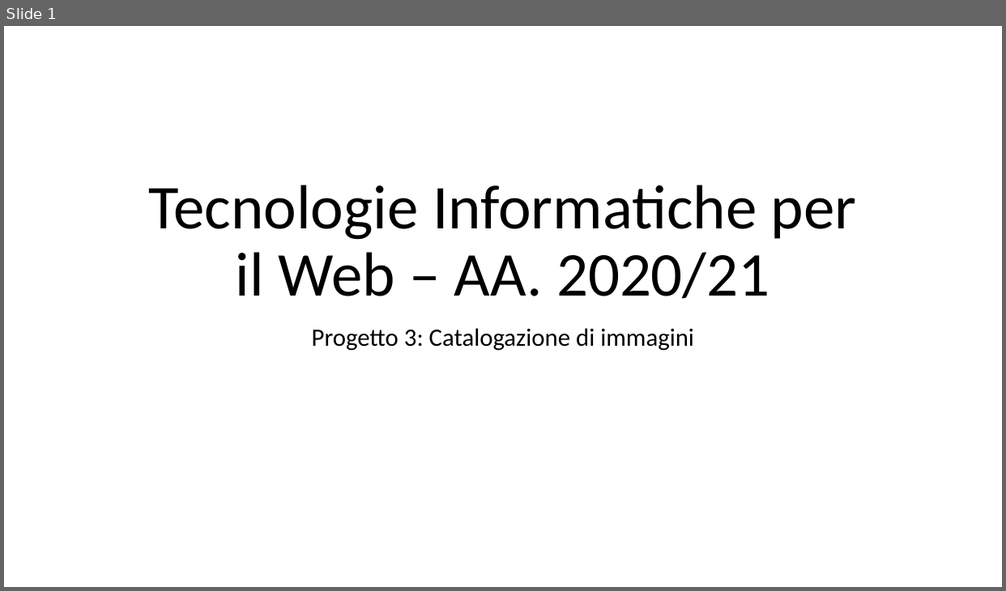
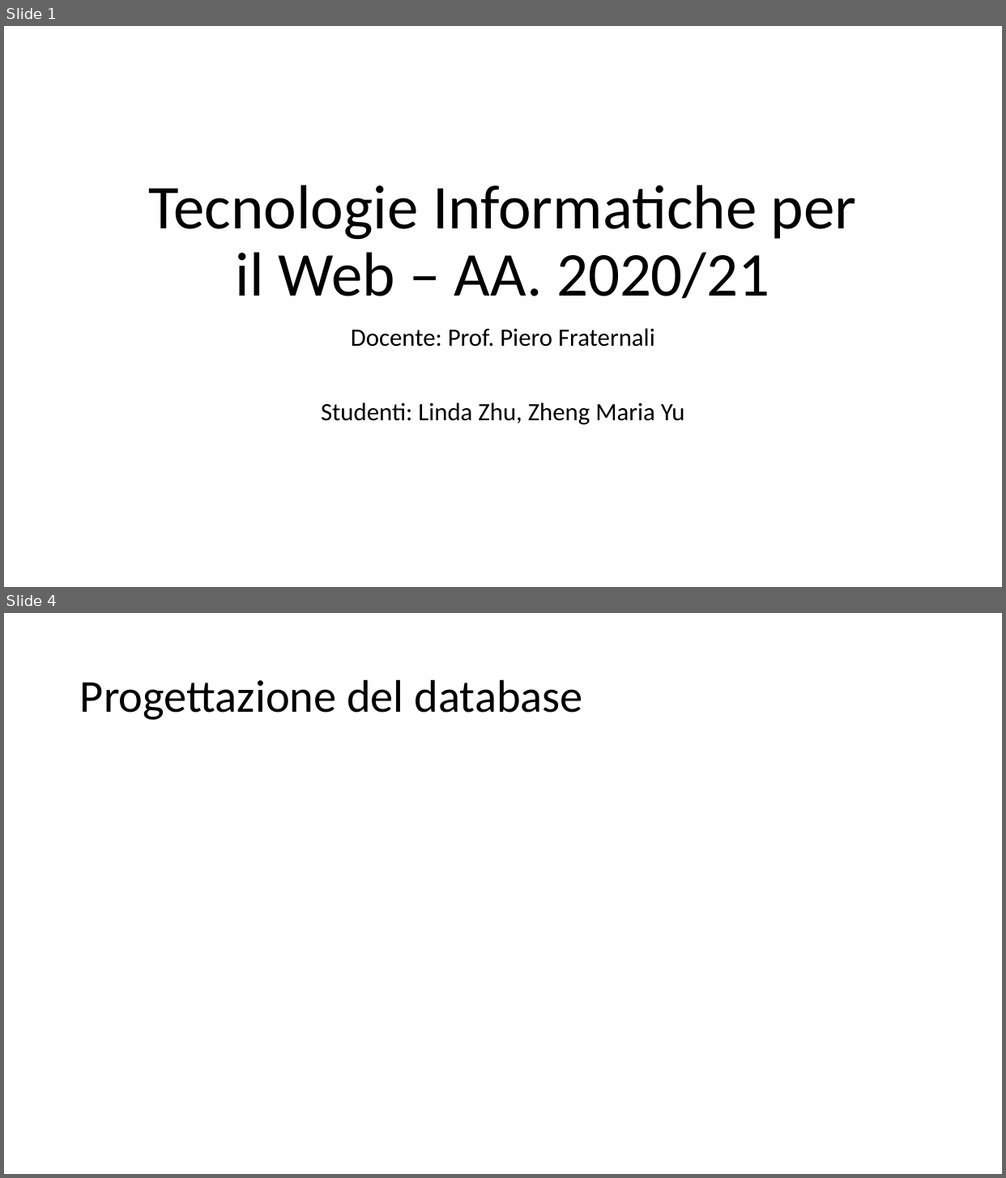
Before and after one commit to Trixyz28/TIW-ImgCatalog, a slide deck: Documents/TIWProject.pptx. Shown one above the other, each under a label of ours: slide 1 before the commit, slides 1 and 4 after it; the slides between them are not shown. The pictures are 1006x591 and 1006x1178 pixels, drawn with LibreOffice and Linux fonts; fonts in the diff are those of the drawing. Boxes give left, top, right and bottom in pixels: in the first picture for what was removed or moved away, otherwise in the second. Text is boxed around its words. In the diff, an @@ line names an element or a change of style, - is before the commit and + after.

```diff
--- a/Documents/TIWProject.pptx
+++ b/Documents/TIWProject.pptx
@@ slide 4 added at <box>4,613,1002,1174</box>, background #FFFFFF @@
@@ title added at <box>80,679,583,720</box>, 44 pt, text #000000 @@
+Progettazione del database
@@ slide 1 changed as well @@
@@ subtitle at <box>321,328,685,425</box>: text changed @@
-Progetto 3: Catalogazione di immagini
+Docente: Prof. Piero Fraternali
+Studenti: Linda Zhu, Zheng Maria Yu
```
Also in this commit, not shown: 1 other slide changed, 9 other slides added, 6 other files.
